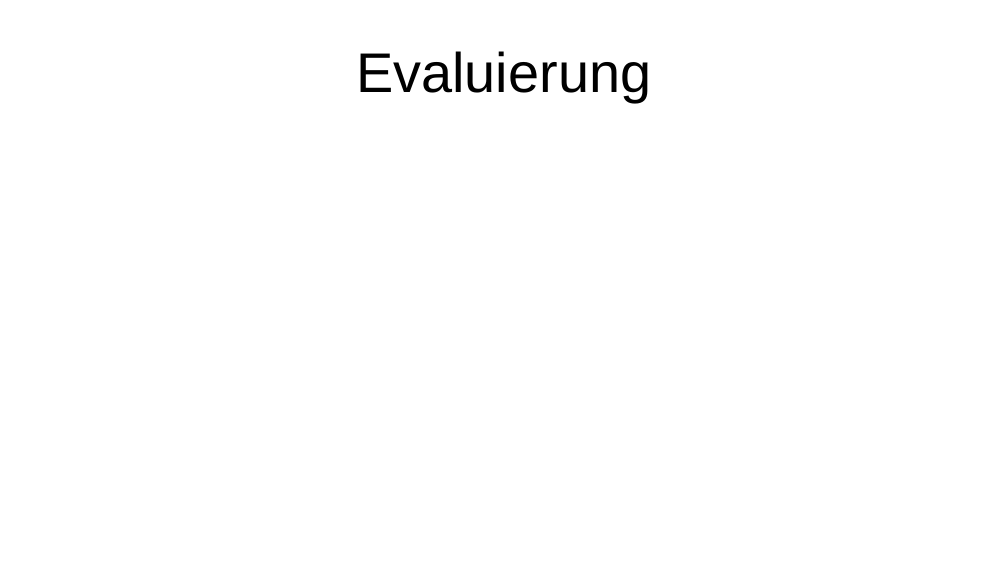
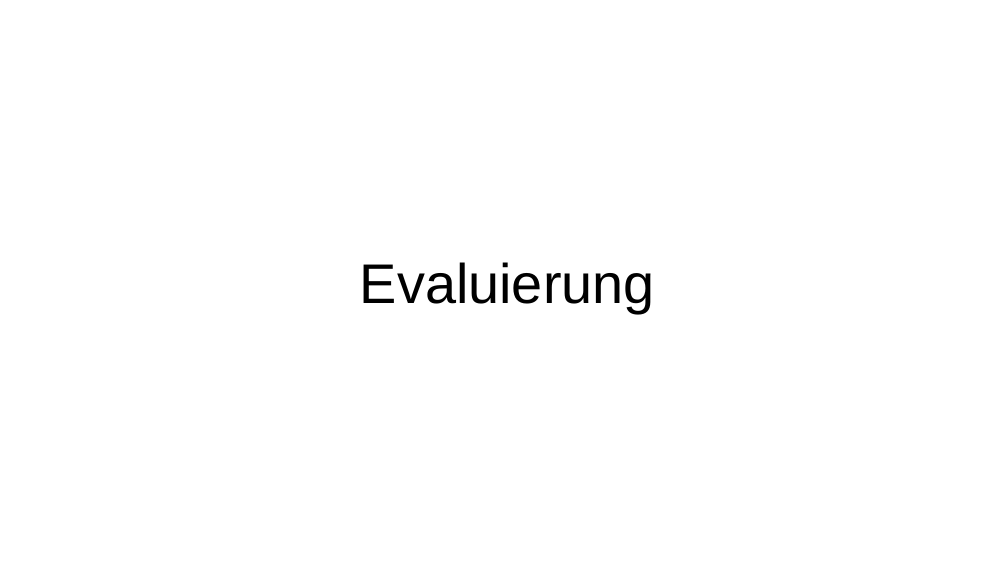
Before and after one commit to FSpruhs/park-flow, a slide deck: slide 14 of presentation.odp. Drawn at 1008x567 pixels with LibreOffice and Linux fonts; fonts in the diff are those of the drawing. Boxes give left, top, right and bottom in pixels: in the first picture for what was removed or moved away, otherwise in the second. Text is boxed around its words. In the diff, an @@ line names an element or a change of style, - is before the commit and + after.

```diff
--- a/presentation.odp
+++ b/presentation.odp
@@ title "Evaluierung": place and size @@
-title "Evaluierung" at box(356, 51, 651, 102)
+title "Evaluierung" at box(360, 262, 655, 313)
```
Also in this commit, not shown: 11 other slides changed, 5 slides added, 2 other files.
